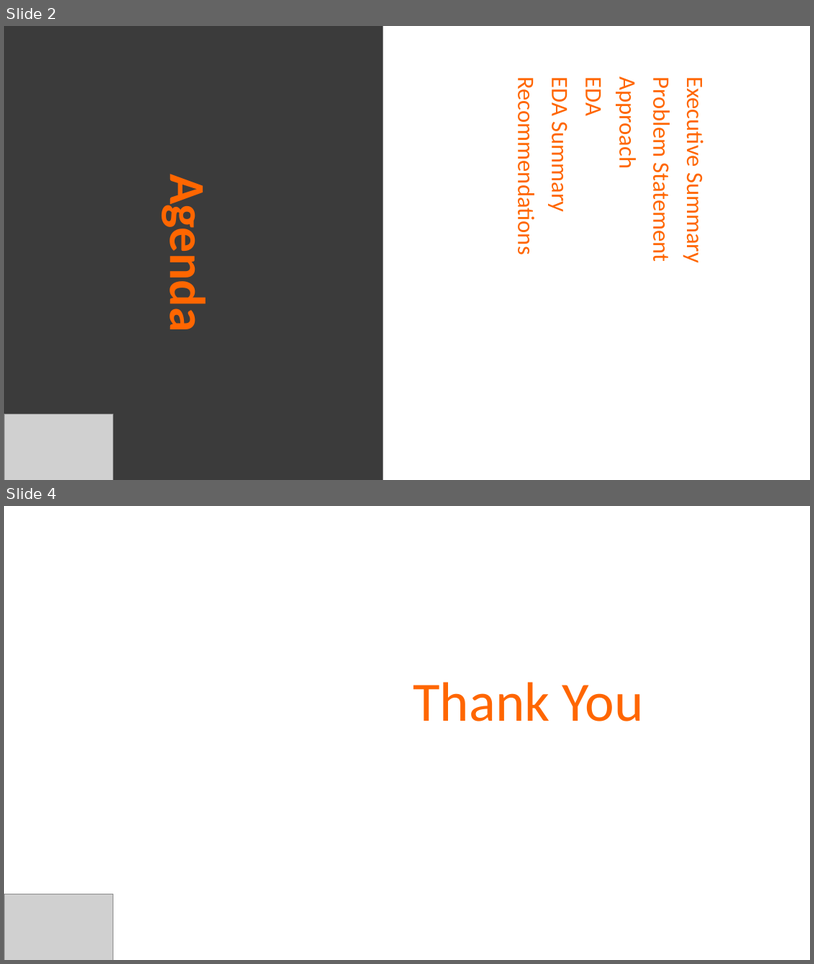
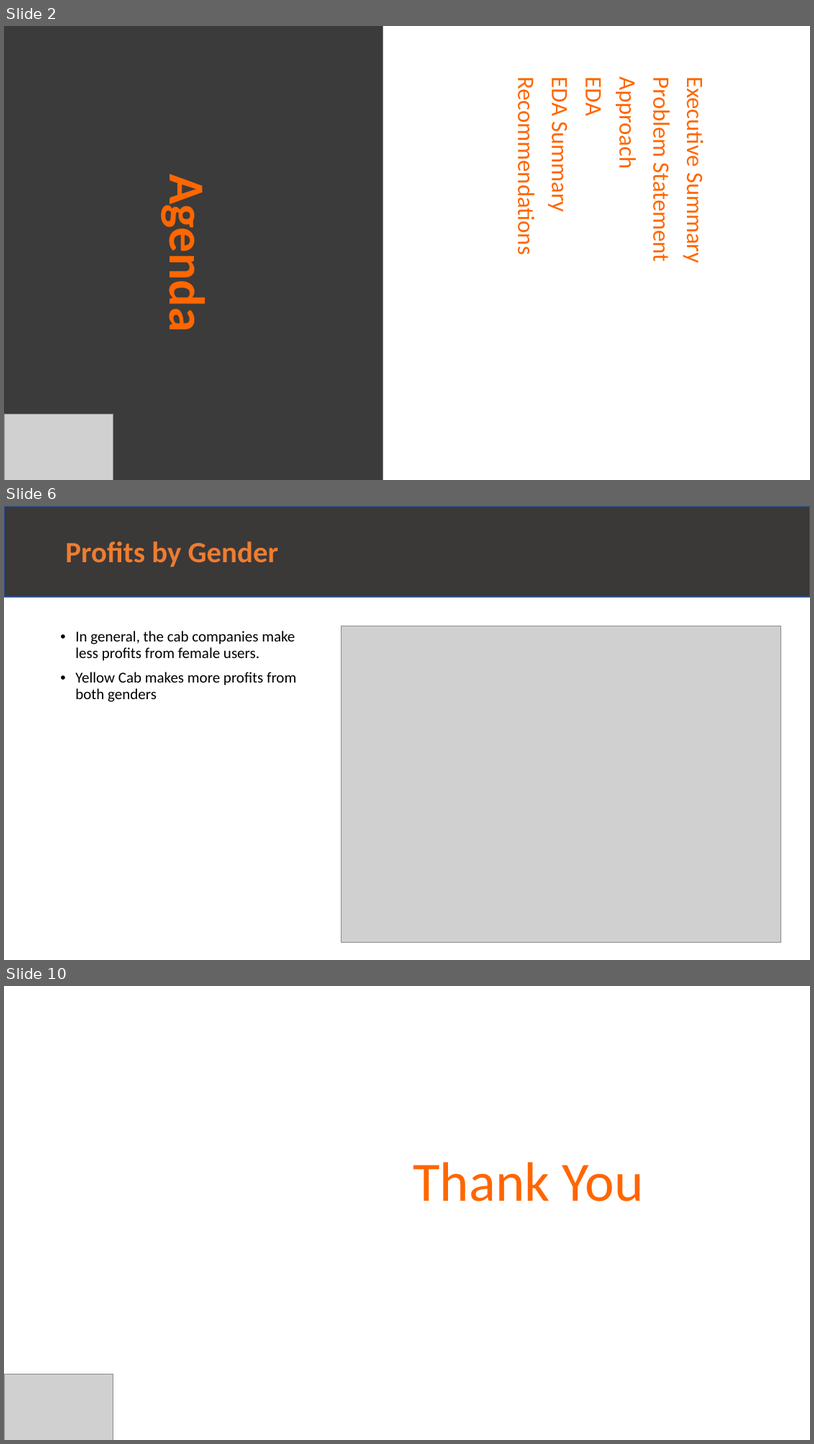
Before and after one commit to Amy0Shen/G2M-for-Cab, a slide deck: G2M_Case_Study.pptx. Shown one above the other, each under a label of ours: slides 2 and 4 before the commit, slides 2, 6 and 10 after it; the slides between them are not shown. The pictures are 814x964 and 814x1444 pixels, drawn with LibreOffice and Linux fonts; fonts in the diff are those of the drawing; grey boxes stand for pictures. Boxes give left, top, right and bottom in pixels: in the first picture for what was removed or moved away, otherwise in the second. Text is boxed around its words. In the diff, an @@ line names an element or a change of style, - is before the commit and + after.

```diff
--- a/G2M_Case_Study.pptx
+++ b/G2M_Case_Study.pptx
@@ slide 6 added at (4,506,810,960), background #FFFFFF @@
@@ rectangle added at (4,506,810,597), fill #3B3838, outline #325491 1 pt @@
@@ title added at (65,541,278,567), 35 pt, text #ED7D31, bold @@
+Profits by Gender
@@ text added at (75,631,296,702), 18 pt, text #000000 @@
+• In general, the cab companies make less profits from female users.
+• Yellow Cab makes more profits from both genders
@@ picture added at (342,626,782,942) @@
@@ what was slide 4 is now slide 10 @@
```
Also in this commit, not shown: 1 slide changed, 5 other slides added, 1 other file.
